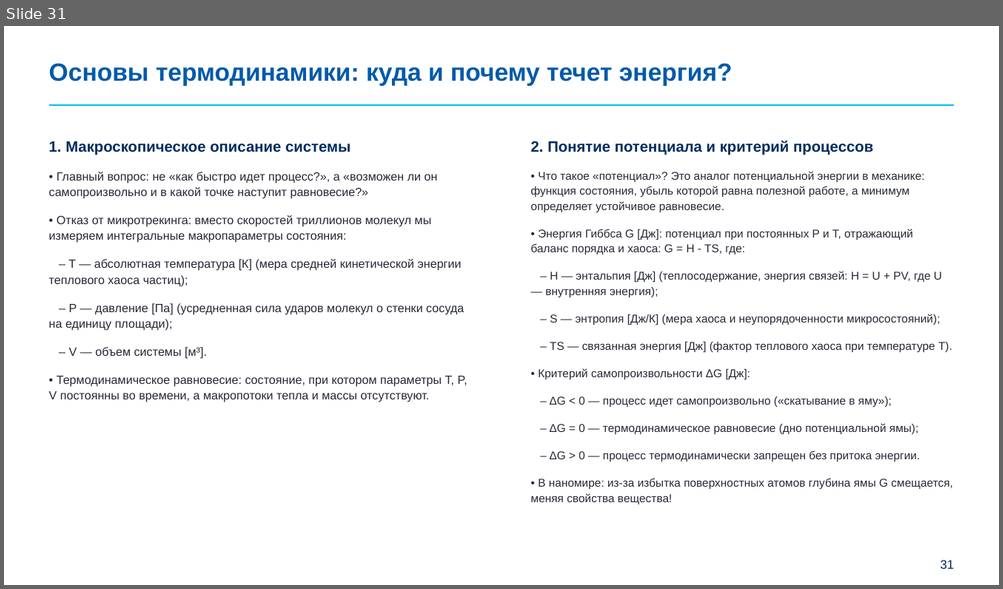
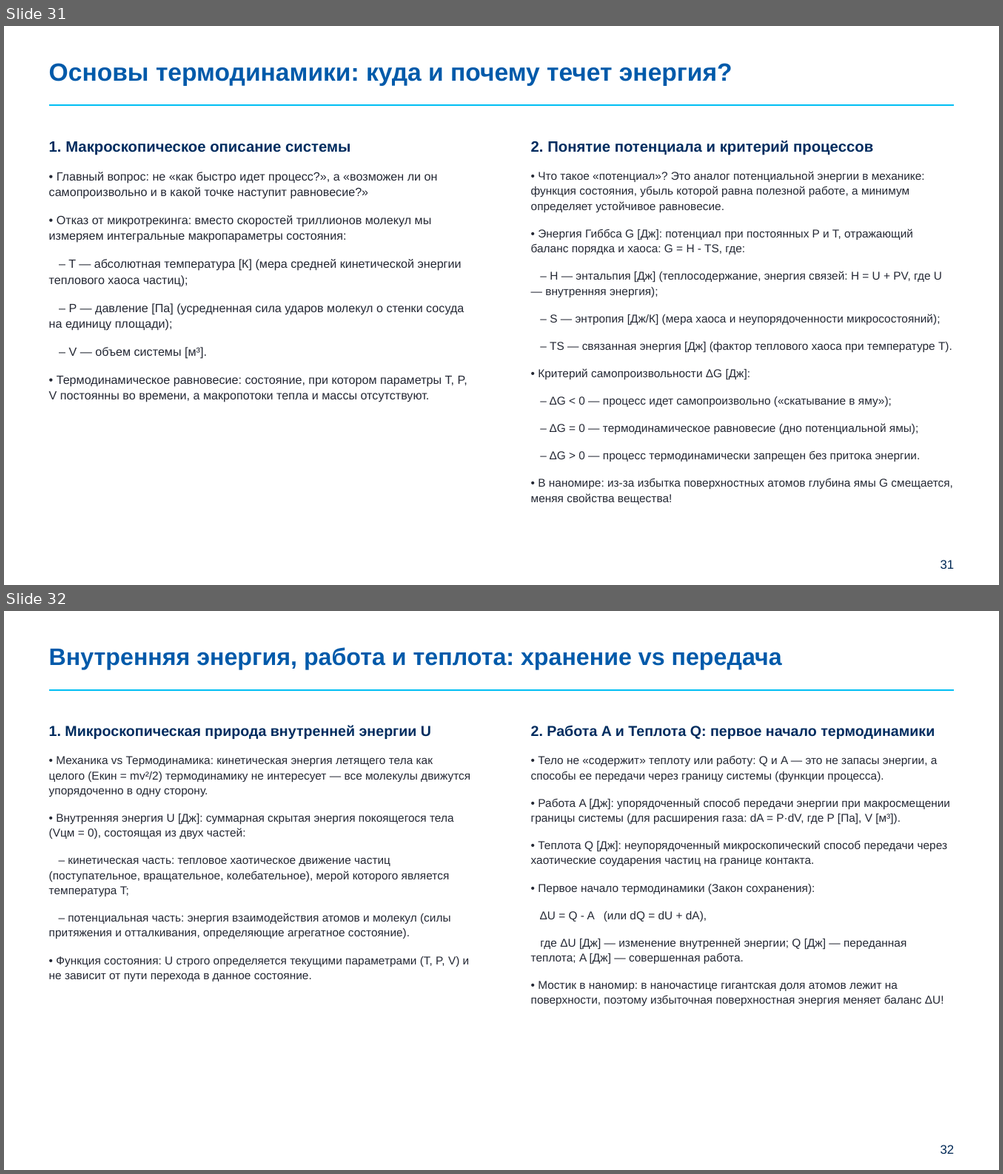
Before and after one commit to brattri3/nanophysics-course, a slide deck: course_materials/semester_4/lectures/lecture_02_thermodynamics_master_layouts.pptx. Shown one above the other, each under a label of ours: slide 31 before the commit, slides 31 and 32 after it. The pictures are 1003x589 and 1003x1174 pixels, drawn with LibreOffice and Linux fonts; fonts in the diff are those of the drawing; background and template pictures are left out. Boxes give left, top, right and bottom in pixels: in the first picture for what was removed or moved away, otherwise in the second. Text is boxed around its words. In the diff, an @@ line names an element or a change of style, - is before the commit and + after.

Commit message:
Add slide 32: Internal energy U, heat Q, work A, and 1st law of thermodynamics

```diff
--- a/course_materials/semester_4/lectures/lecture_02_thermodynamics_master_layouts.pptx
+++ b/course_materials/semester_4/lectures/lecture_02_thermodynamics_master_layouts.pptx
@@ slide 32 added at (x1=4, y1=611, x2=999, y2=1170), background #FFFFFF; not listed: 2 template elements that a slide beside it also shows @@
@@ title added at (x1=49, y1=647, x2=782, y2=670), 23 pt, text #005AAA, bold @@
+Внутренняя энергия, работа и теплота: хранение vs передача
@@ text added at (x1=49, y1=725, x2=470, y2=982), 11 pt, text #242834 @@
+1. Микроскопическая природа внутренней энергии U
+• Механика vs Термодинамика: кинетическая энергия летящего тела как целого (Eкин = mv²/2) термодинамику не интересует — все молекулы движутся упорядоченно в одну сторону.
+• Внутренняя энергия U [Дж]: суммарная скрытая энергия покоящегося тела (Vцм = 0), состоящая из двух частей:
+– кинетическая часть: тепловое хаотическое движение частиц (поступательное, вращательное, колебательное), мерой которого является температура T;
+– потенциальная часть: энергия взаимодействия атомов и молекул (силы притяжения и отталкивания, определяющие агрегатное состояние).
+• Функция состояния: U строго определяется текущими параметрами (T, P, V) и не зависит от пути перехода в данное состояние.
@@ text added at (x1=531, y1=725, x2=950, y2=1007), 11 pt, text #242834 @@
+2. Работа A и Теплота Q: первое начало термодинамики
+• Тело не «содержит» теплоту или работу: Q и A — это не запасы энергии, а способы ее передачи через границу системы (функции процесса).
+• Работа A [Дж]: упорядоченный способ передачи энергии при макросмещении границы системы (для расширения газа: dA = P·dV, где P [Па], V [м³]).
+• Теплота Q [Дж]: неупорядоченный микроскопический способ передачи через хаотические соударения частиц на границе контакта.
+• Первое начало термодинамики (Закон сохранения):
+ΔU = Q - A (или dQ = dU + dA),
+где ΔU [Дж] — изменение внутренней энергии; Q [Дж] — переданная теплота; A [Дж] — совершенная работа.
+• Мостик в наномир: в наночастице гигантская доля атомов лежит на поверхности, поэтому избыточная поверхностная энергия меняет баланс ΔU!
```
Also in this commit, not shown: 1 other file.
